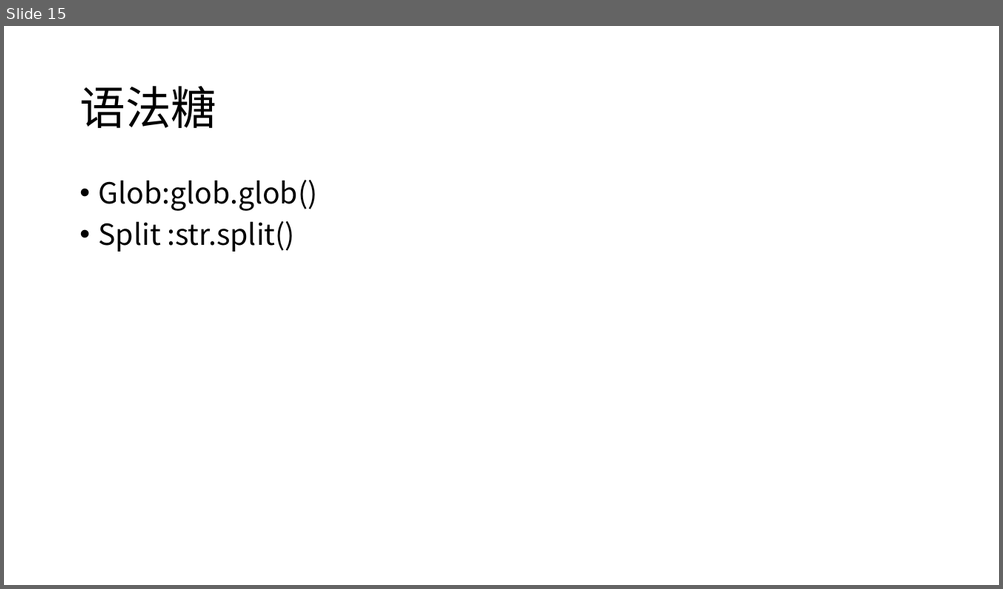
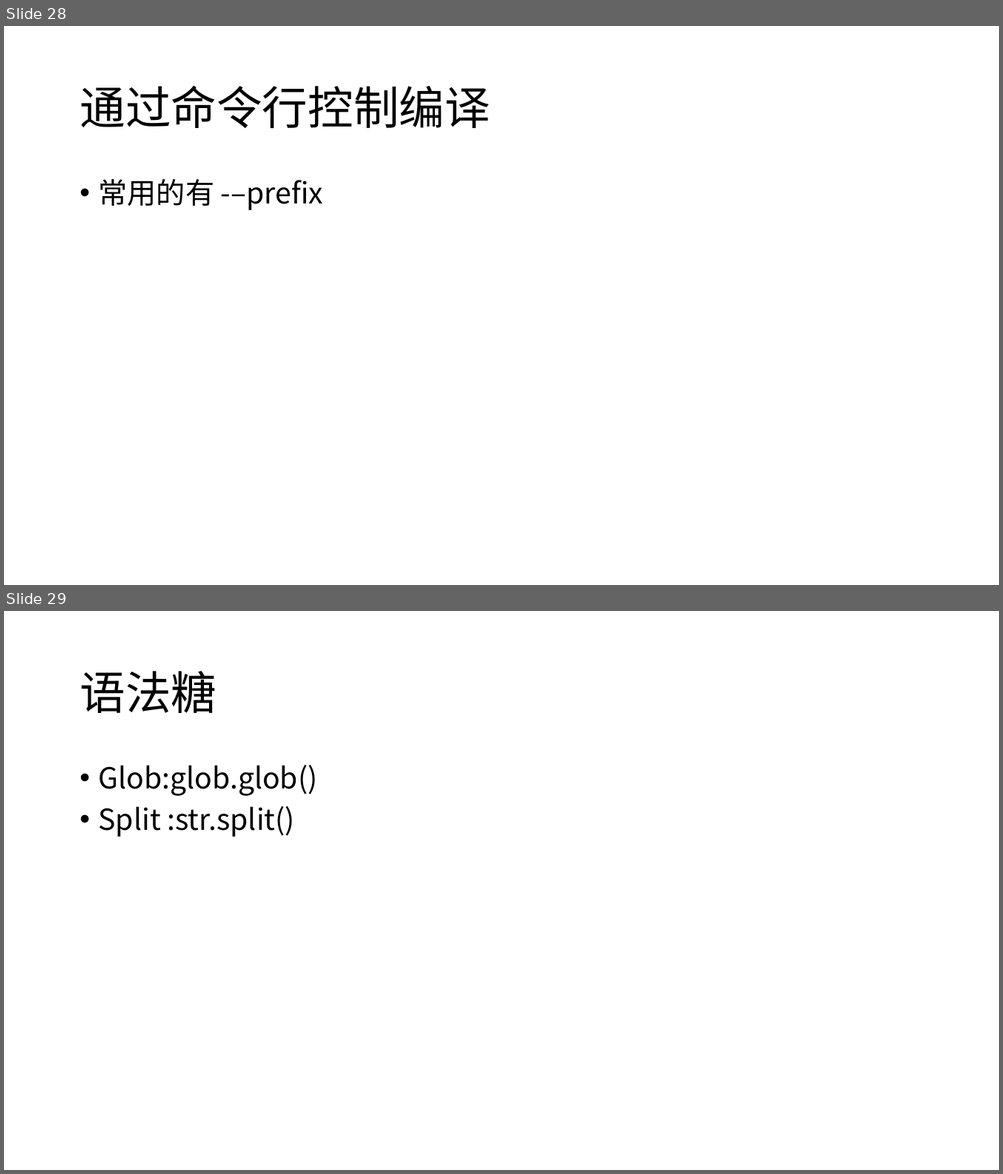
Before and after one commit to h8d9123/CSGamePhysicalEngine, a slide deck: example/learnscons/learnscons.pptx. Shown one above the other, each under a label of ours: slide 15 before the commit, slides 28 and 29 after it. The pictures are 1003x589 and 1003x1174 pixels, drawn with LibreOffice and Linux fonts; fonts in the diff are those of the drawing. Boxes give left, top, right and bottom in pixels: in the first picture for what was removed or moved away, otherwise in the second. Text is boxed around its words. In the diff, an @@ line names an element or a change of style, - is before the commit and + after.

```diff
--- a/example/learnscons/learnscons.pptx
+++ b/example/learnscons/learnscons.pptx
@@ slide 28 added at [4, 26, 999, 585], background #FFFFFF @@
@@ title added at [79, 85, 489, 128], 44 pt, text #000000 @@
+通过命令行控制编译
@@ text added at [99, 179, 323, 210], 28 pt, text #000000 @@
+• 常用的有 -–prefix
@@ what was slide 15 is now slide 29 @@
```
Also in this commit, not shown: 1 slide changed, 14 other slides added, 1 slide removed, 21 other files.
